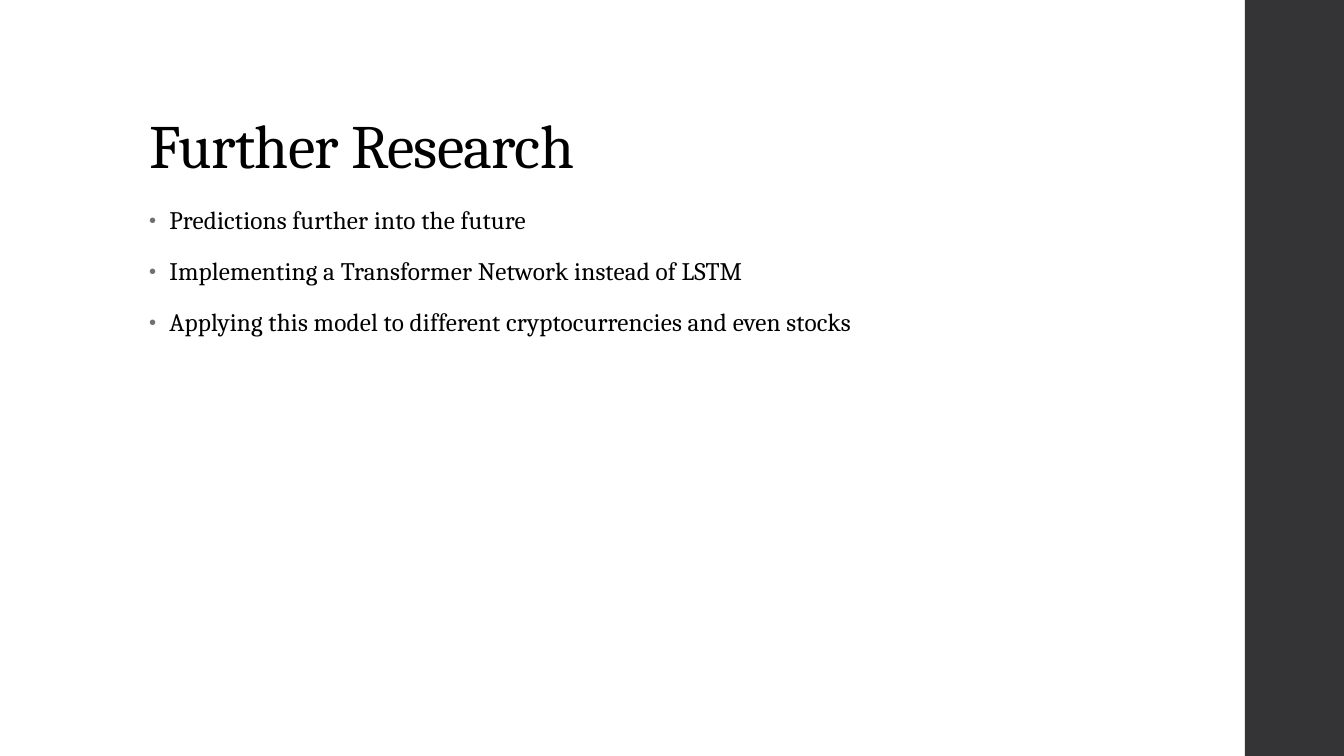
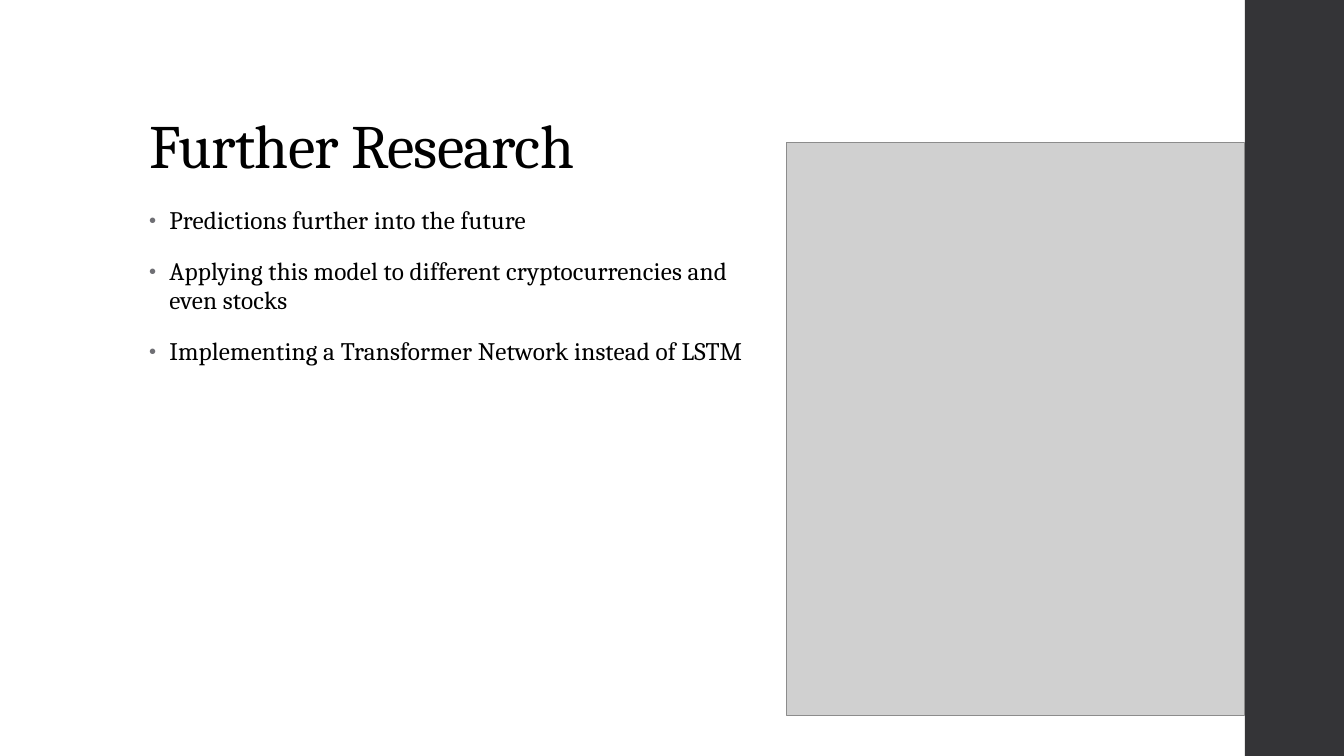
Before and after one commit to jaronritter01/cryptoAI, a slide deck: slide 14 of Cryptocurrency AI.pptx (slide 13 before the commit). Drawn at 1344x756 pixels with LibreOffice and Linux fonts; fonts in the diff are those of the drawing; grey boxes stand for pictures. Boxes give left, top, right and bottom in pixels: in the first picture for what was removed or moved away, otherwise in the second. Text is boxed around its words. In the diff, an @@ line names an element or a change of style, - is before the commit and + after.

```diff
--- a/Cryptocurrency AI.pptx
+++ b/Cryptocurrency AI.pptx
@@ picture added at (787,142,1245,716) @@
@@ text at (169,262,727,310): paragraph added @@
+• Applying this model to different cryptocurrencies and even stocks
@@ text at (169,313,850,337): paragraph removed @@
-• Applying this model to different cryptocurrencies and even stocks
```
Also in this commit, not shown: 3 other slides changed, 2 slides added, 1 slide removed.
